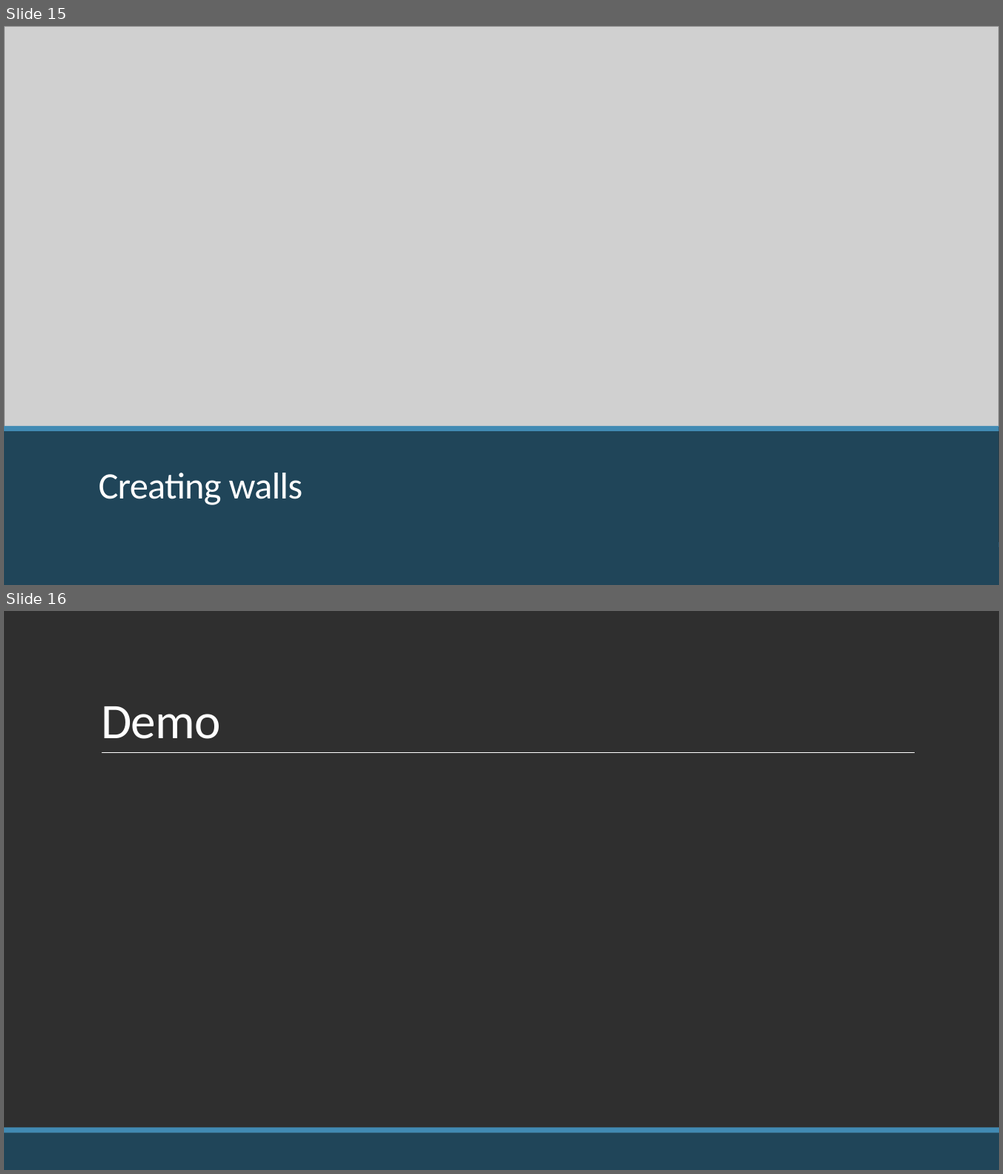
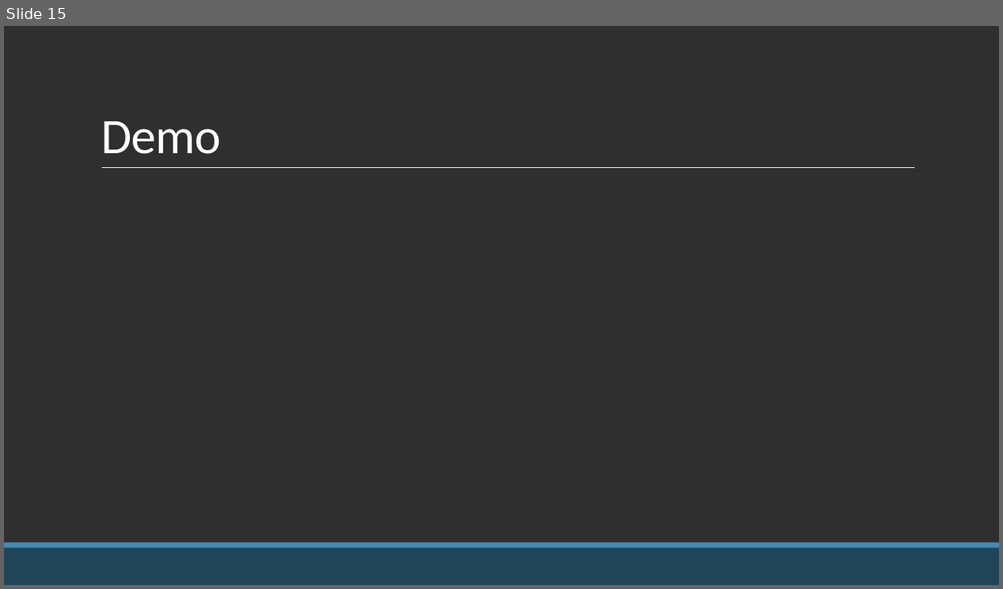
Before and after one commit to chucknuris/BallWall, a slide deck: doc/Slides/ballwall_slides.pptx. Shown one above the other, each under a label of ours: slides 15 and 16 before the commit, slide 15 after it. The pictures are 1003x1174 and 1003x589 pixels, drawn with LibreOffice and Linux fonts; fonts in the diff are those of the drawing; grey boxes stand for pictures. Boxes give left, top, right and bottom in pixels: in the first picture for what was removed or moved away, otherwise in the second. Text is boxed around its words. In the diff, an @@ line names an element or a change of style, - is before the commit and + after.

Commit message:
Deleted slide from slides. :D

```diff
--- a/doc/Slides/ballwall_slides.pptx
+++ b/doc/Slides/ballwall_slides.pptx
@@ slide 15 removed at (4, 26, 999, 585), background #2F2F2F @@
@@ picture removed at (4, 26, 999, 427) @@
@@ rectangle removed at (4, 430, 999, 585) @@
@@ rectangle removed at (4, 426, 999, 432) @@
@@ title removed at (99, 473, 303, 506) @@
-Creating walls
@@ rectangle removed at (4, 548, 999, 585) @@
@@ rectangle removed at (4, 543, 999, 548) @@
@@ what was slide 16 is now slide 15 @@
```
Also in this commit, not shown: 1 other file.
